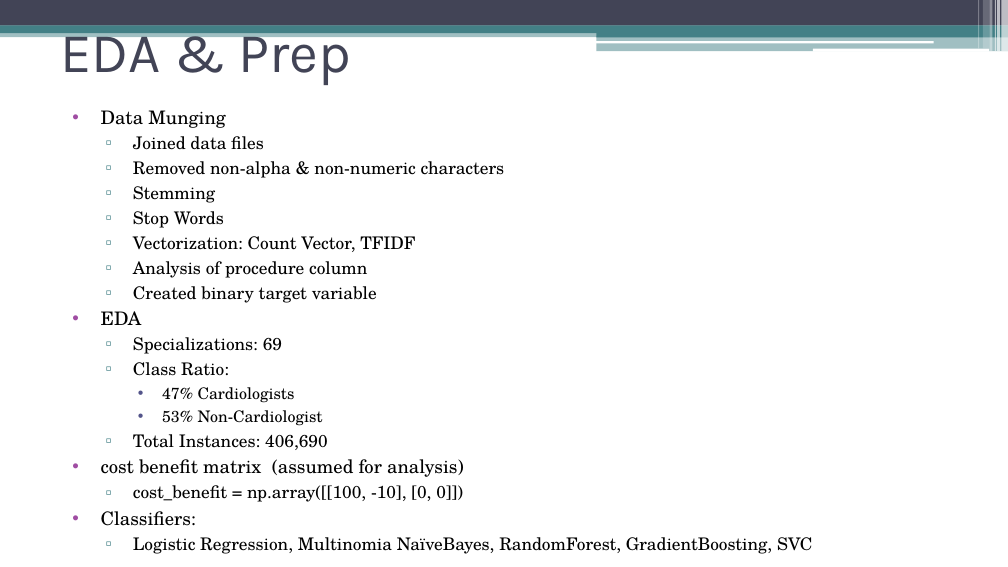
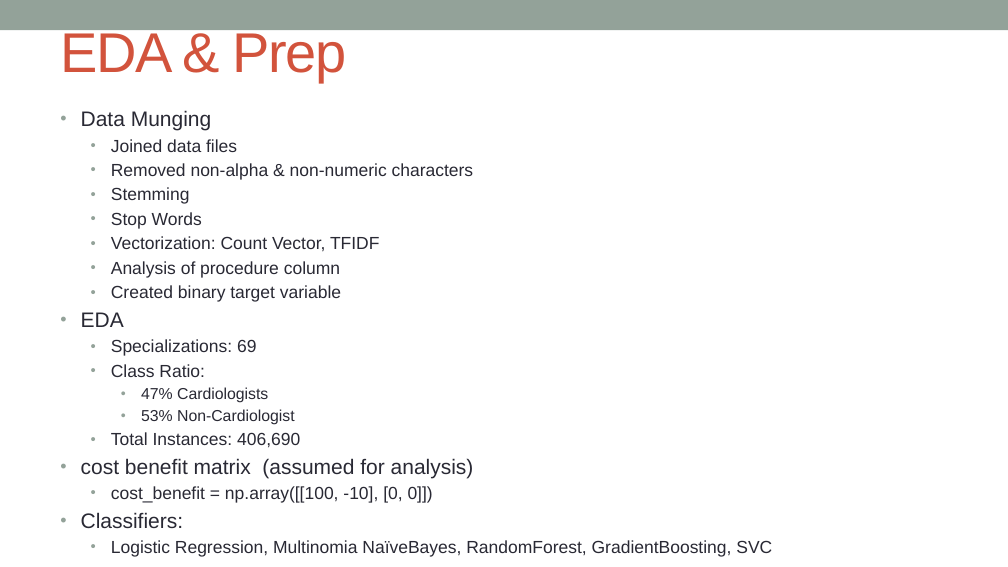
Before and after one commit to krishnatray/galvanize-dsi-capstone, a slide deck: slide 6 of presentation/DocReach.pptx. Drawn at 1008x567 pixels with LibreOffice and Linux fonts; fonts in the diff are those of the drawing. Boxes give left, top, right and bottom in pixels: in the first picture for what was removed or moved away, otherwise in the second. Text is boxed around its words. In the diff, an @@ line names an element or a change of style, - is before the commit and + after.

```diff
--- a/presentation/DocReach.pptx
+++ b/presentation/DocReach.pptx
@@ rectangle: place and size @@
-rectangle at bbox=[0, 0, 1008, 25]
+rectangle at bbox=[0, 0, 1008, 30]
@@ rectangle at bbox=[0, 0, 1008, 30]: fill #424456 to #93A299 @@
@@ rectangle removed at bbox=[0, 25, 1008, 33] @@
@@ title "EDA & Prep" at bbox=[60, 28, 346, 82]: font Karla to Arial, text colour #424456 to #D2533C, letter spacing 0 to -1 pt @@
@@ rectangle removed at bbox=[978, 0, 979, 48] @@
@@ rectangle removed at bbox=[983, 0, 989, 48] @@
@@ rectangle removed at bbox=[990, 0, 993, 51] @@
@@ rectangle removed at bbox=[995, 0, 996, 51] @@
@@ rectangle removed at bbox=[997, 0, 1000, 51] @@
@@ rectangle removed at bbox=[1002, 0, 1008, 51] @@
@@ rectangle removed at bbox=[0, 30, 1008, 37] @@
@@ rounded rectangle removed at bbox=[596, 41, 933, 43] @@
@@ rectangle removed at bbox=[597, 30, 1008, 37] @@
@@ rectangle removed at bbox=[597, 36, 1008, 51] @@
@@ rounded rectangle removed at bbox=[812, 48, 989, 51] @@
@@ text "Data Munging" at bbox=[81, 110, 772, 557]: size 13.3 to 15 pt in "Data Munging", "EDA", "cost benefit matrix (assumed for analysis)", "Classifiers:"; font TeX Gyre Schola to Arial, text colour #000000 to #292934; size 12.3 to 12.5 pt in "Joined data files", "Removed non-alpha & non-numeric characters", "Stemming", "Stop Words" and 8 more places; size 11.4 to 11.2 pt in "47% Cardiologists", "53% Non-Cardiologist"; indent changed; bullet colour #A04DA3 to #93A299; bullet ▫ to •; bullet colour #438086 to #93A299; bullet colour #53548A to #93A299 @@
```
Also in this commit, not shown: 11 other slides changed, 1 slide added, 43 other files.
